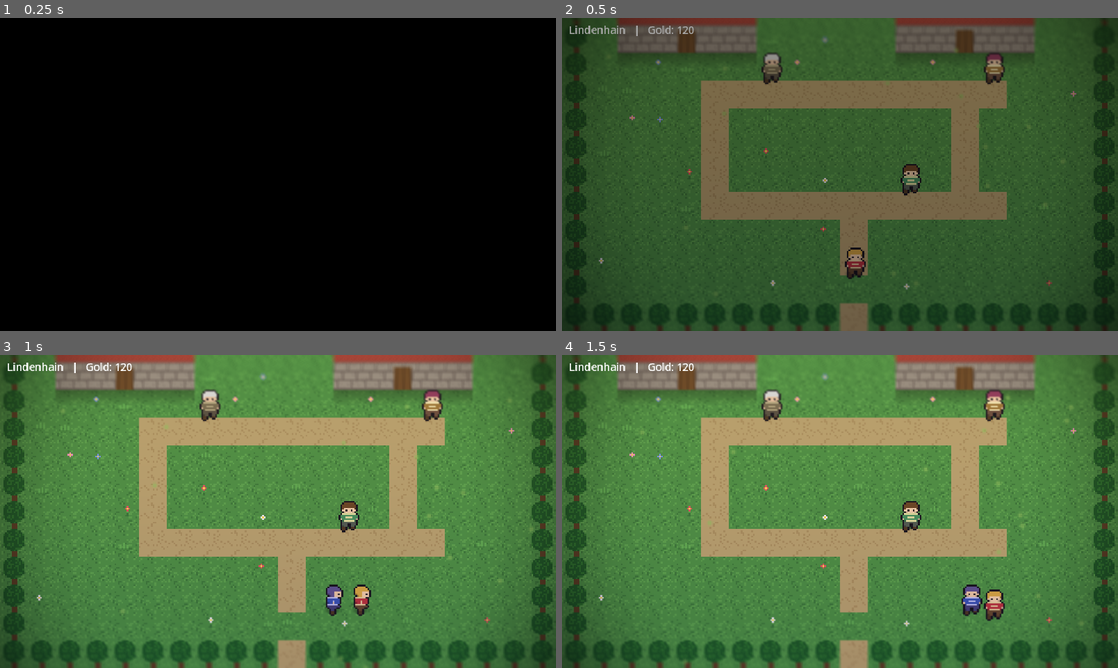
Above: before the commit, frames 1-4 (two rows, left to right).
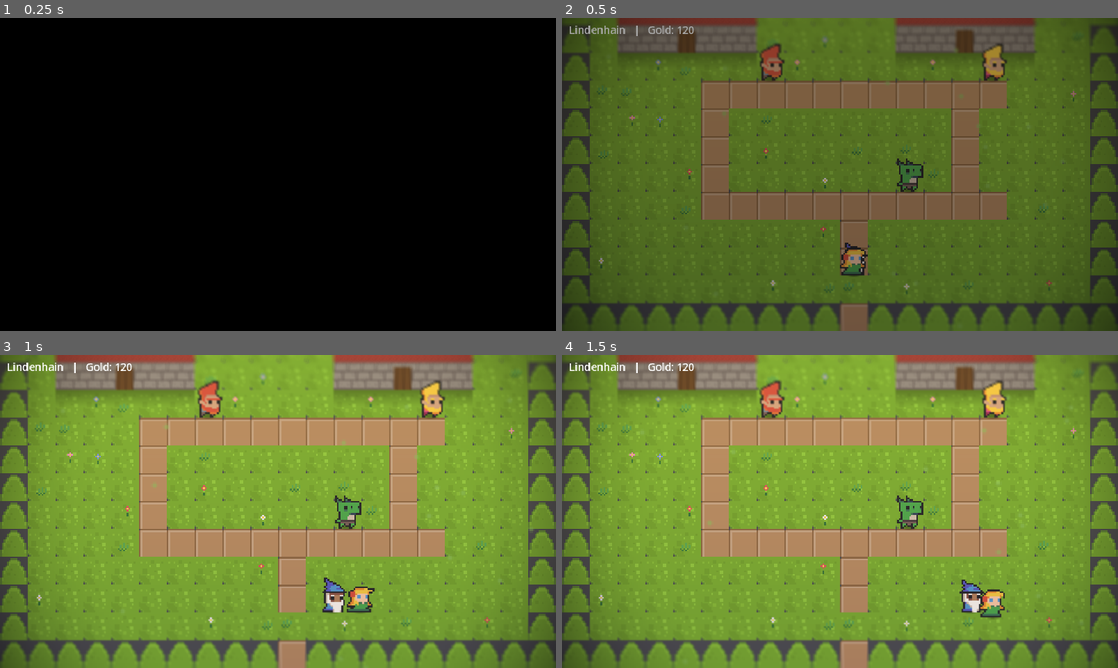
Above: after the commit, the same moments.

Repository: KungFuBrot/RpgGodot
Game: Godot game, scene res://scenes/Main.tscn
Same seed, same stepped clock (60 frames per second), same inputs: the game is played once before the commit and once after it.
Inputs:
- Up to frame 1 (0.25 s): no input
- Up to frame 2 (0.5 s): no input
- Up to frame 3 (1 s): tap Enter at 0.5 s; hold Right (move_right) from 0.53 s (still down); hold Z (confirm) from 0.53 s (still down); tap Space at 0.77 s
- Up to frame 4 (1.5 s): release Right (move_right) at 1.28 s; release Z (confirm) at 1.28 s; hold Down (move_down) from 1.28 s (still down); tap Enter at 1.35 s

Frame 1 is identical in both runs. In frame 2, 67% of the frame differs, in the area x 0-100%, y 0-100%; in frame 3, 80%; in frame 4, 80%.

Commit message:
Feldfiguren + Ueberwelt auf CC0-Assets (durchgaengiger Look)
- Feldfiguren (Spieler, Begleiter, NPCs) nutzen jetzt dieselben DTII-
  Sprites wie im Kampf: Serena=Elfe, Milo=Magier, NPCs=Zwerge/Echse.
  Damit sieht die Party ueberall gleich aus. Field: CHAR_OFFSET richtet
  die 16x28-Sprites mit den Fuessen auf dem Kachelboden aus.
- character() liefert DTII-Idle-Frames; alte Row-Art als character_art()
  erhalten (ungenutzt).
- Ueberwelt-Bodenkacheln aus dem Kenney Roguelike/RPG-Pack (CC0):
  Gras, Weg, Wasser, Baum, Berg via AtlasTexture. Haeuser/Marker sowie
  Dungeon-Kacheln (DTII) bleiben unveraendert.
- assets/kenney/ mit LICENSE.txt (CC0, Kenney).
- Web-Build neu exportiert.

Co-Authored-By: Claude Fable 5 <noreply@anthropic.com>

Diff:
--- a/scripts/Field.gd
+++ b/scripts/Field.gd
@@ -5,6 +5,9 @@
 
 const TILE := 16
 const STEP_TIME := 0.18
+# DTII-Feldfiguren sind 16x28: horizontal in der 16er-Kachel zentrieren (x-2)
+# und so anheben, dass die Füße auf dem Kachelboden stehen (y -(28-16)).
+const CHAR_OFFSET := Vector2(-2, -12)
 
 # Feld-Bosse: welcher Boss in welchem Dungeon thront (bis sein Flag gesetzt ist).
 const FIELD_BOSSES := {
@@ -274,6 +277,7 @@
 		var s := Sprite2D.new()
 		s.texture = SpriteFactory.character(npc["id"], "down", 0)
 		s.centered = false
+		s.offset = CHAR_OFFSET
 		s.position = Vector2(npc["pos"].x * TILE + 2, npc["pos"].y * TILE)
 		s.z_index = 5
 		add_child(s)
@@ -333,11 +337,13 @@
 	follower_tile = player_tile
 	player = Sprite2D.new()
 	player.centered = false
+	player.offset = CHAR_OFFSET
 	player.z_index = 10
 	add_child(player)
 	_attach_drop_shadow(player)
 	follower = Sprite2D.new()
 	follower.centered = false
+	follower.offset = CHAR_OFFSET
 	follower.z_index = 9
 	add_child(follower)
 	_attach_drop_shadow(follower)
--- a/scripts/Main.gd
+++ b/scripts/Main.gd
@@ -28,6 +28,9 @@
 func _shot_tour() -> void:
 	await get_tree().create_timer(2.0).timeout
 	_snap("town")
+	goto_map("world", "from_town")
+	await get_tree().create_timer(2.0).timeout
+	_snap("world")
 	goto_map("dungeon", "entrance")
 	await get_tree().create_timer(2.0).timeout
 	_snap("dungeon")
--- a/scripts/SpriteFactory.gd
+++ b/scripts/SpriteFactory.gd
@@ -42,6 +42,40 @@
 	"floor": "floor_1", "dwall": "wall_mid",
 	"ice": "floor_2", "iwall": "wall_mid",
 }
+
+# Feldfiguren (Erkundung) → DTII-Basissprite (16x28). Identisch zu den
+# Kampfsprites bei den Helden, damit die Party überall gleich aussieht.
+const FIELD_DTII := {
+	"serena": "elf_f", "milo": "wizzard_m",
+	"npc_elder": "dwarf_m", "npc_kid": "lizard_m", "npc_shop": "dwarf_f",
+}
+const FIELD_SPRITE_H := 28  # DTII-Figurenhöhe (für die Bodenausrichtung im Feld)
+
+## ---------- Kenney Roguelike/RPG Pack (CC0) für Überwelt-Bodenkacheln ----------
+
+const KENNEY_SHEET := "res://assets/kenney/roguelikeSheet.png"
+const KENNEY_STRIDE := 17  # 16px-Kacheln mit 1px Abstand
+
+# Kartenzeichen → Kenney-Zelle (Spalte, Zeile). Nur Terrain; Häuser/Marker
+# und Dungeon-Kacheln kommen weiterhin von anderswo.
+const KENNEY_TILES := {
+	"grass": Vector2i(1, 15), "tree": Vector2i(13, 10), "path": Vector2i(0, 25),
+	"water": Vector2i(1, 3), "mount": Vector2i(6, 14),
+}
+
+static var _kenney_sheet: Texture2D
+
+static func _kenney(cell: Vector2i) -> Texture2D:
+	var key := "kenney_%d_%d" % [cell.x, cell.y]
+	if _cache.has(key):
+		return _cache[key]
+	if _kenney_sheet == null:
+		_kenney_sheet = load(KENNEY_SHEET)
+	var at := AtlasTexture.new()
+	at.atlas = _kenney_sheet
+	at.region = Rect2(cell.x * KENNEY_STRIDE, cell.y * KENNEY_STRIDE, 16, 16)
+	_cache[key] = at
+	return at
 
 static func _tex(img: Image) -> ImageTexture:
 	return ImageTexture.create_from_image(img)
@@ -80,6 +114,8 @@
 static func tile(kind: String) -> Texture2D:
 	if DTII_TILES.has(kind):
 		return dtii(DTII_TILES[kind])
+	if KENNEY_TILES.has(kind):
+		return _kenney(KENNEY_TILES[kind])
 	var key := "tile_" + kind
 	if _cache.has(key):
 		return _cache[key]
@@ -279,7 +315,14 @@
 	]],
 }
 
+# Feldfigur aus dem CC0-Pack. dir wird ignoriert (DTII blickt nach rechts;
+# das Feld spiegelt für „links"), frame 0/1 gibt eine leichte Idle-Bewegung.
 static func character(id: String, dir: String, frame: int) -> Texture2D:
+	var base: String = FIELD_DTII.get(id, "elf_f")
+	return dtii("%s_idle_anim_f%d" % [base, frame % 4])
+
+## (Alt, ungenutzt) prozedurale Feldfigur aus Row-Art.
+static func character_art(id: String, dir: String, frame: int) -> Texture2D:
 	var key := "chr_%s_%s_%d" % [id, dir, frame]
 	if _cache.has(key):
 		return _cache[key]
Binary file added: assets/dtii/frames/dwarf_f_idle_anim_f0.png
Not shown, added: assets/dtii/frames/dwarf_f_idle_anim_f0.png.import
Binary file added: assets/dtii/frames/dwarf_f_idle_anim_f1.png
Not shown, added: assets/dtii/frames/dwarf_f_idle_anim_f1.png.import
Binary file added: assets/dtii/frames/dwarf_f_idle_anim_f2.png
Not shown, added: assets/dtii/frames/dwarf_f_idle_anim_f2.png.import
Binary file added: assets/dtii/frames/dwarf_f_idle_anim_f3.png
Not shown, added: assets/dtii/frames/dwarf_f_idle_anim_f3.png.import
Binary file added: assets/dtii/frames/dwarf_m_idle_anim_f0.png
Not shown, added: assets/dtii/frames/dwarf_m_idle_anim_f0.png.import
Binary file added: assets/dtii/frames/dwarf_m_idle_anim_f1.png
Not shown, added: assets/dtii/frames/dwarf_m_idle_anim_f1.png.import
(and 31 more such lines)
